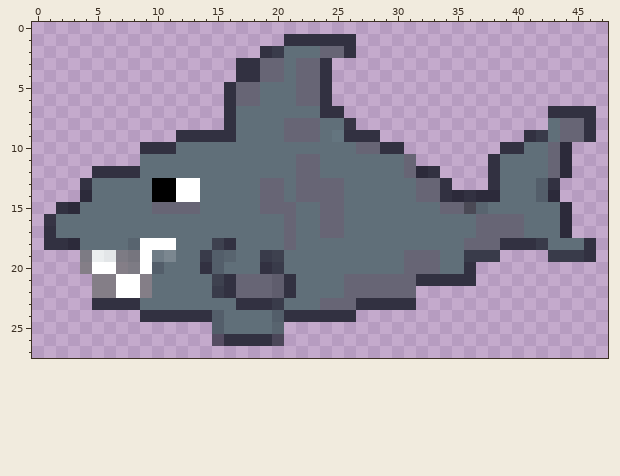
Pixel-art sprite, stored at bin/data/player2.png. The first picture shows the starting point.
The file is 48x28 pixels. Colours within 5 levels of each other are drawn and written as one.
After:
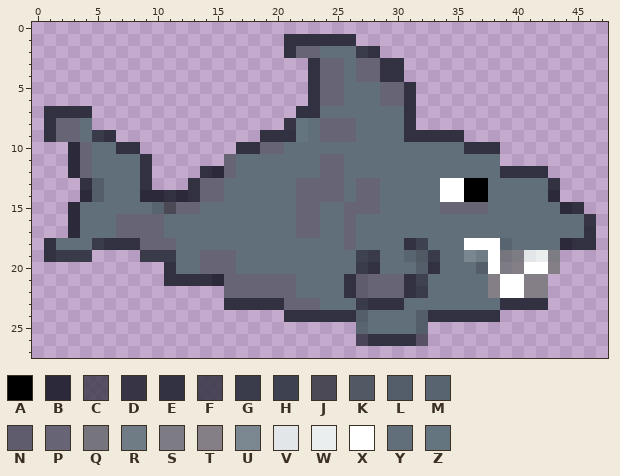
Palette (. is transparent): A #000000  B #2c2a3a  C #323141bc  D #323141f7  E #323141  F #323241d3  G #393b4a  H #3e414f  J #4a4955  K #505964  L #535e6a  M #58646f  N #5f5d6d  P #676575  Q #76757e  R #6f7c86  S #7d7b84  T #847e87  U #7b8790  V #e3e6e8  W #ebeeef  X #ffffff  Y #606f79  Z #64757f
The exact change:
y 2: x 19..28 EGYYYPPE.. -> ..EPPYYYGE
y 3..4: x 17..30 EEPPYPPE...... -> ......EPPYPPEE
y 5..6: x 16..31 EPPYYYPPE....... -> .......EPPYYYPPE
y 7: x 1..4 .... -> EEEE; x 16..31 EYYYYYYYEE...... -> ......EEYYYYYYYE; x 43..46 EEEE -> ....
y 8: x 1..4 .... -> EPPY; x 16..31 EYYYYPPPYYD..... -> .....DZYPPPYYYYE; x 43..46 YPPE -> ....
y 9: x 1..6 ...... -> EPPYGE; x 12..35 EEEEEYYYYPPPYZEEE....... -> .......EEEZYPPPYYYYEEEEE; x 41..46 EGYPPE -> ......
y 10: x 3..20 ......EEEYYYYYYYYY -> BPYYEE........EEPP; x 27..44 PPEE........EEYYPB -> YYYYYYYYYEEE......
y 11: x 3..16 ......YYYYYYYY -> BPYYYYE......P; x 22..25 PPYY -> YYPP; x 31..44 P......EYYYYPB -> YYYYYYYY......
y 12: x 3..16 ..EEEEYYYYYYYY -> BPYYYYE....EBP; x 22..25 PPYY -> YYPP; x 31..44 PBE....EYYYYPB -> YYYYYYYYEEEE..
y 13: x 5 Y -> L; x 9..15 YAAXXYY -> E...EPP; x 19..20 PP -> YY; x 27..28 YY -> PP; x 32..38 PPE...E -> YYXXAAY; x 42 L -> Y
y 14: x 5 Y -> L; x 9..15 YAAXXYY -> BBEBEPP; x 19..20 PP -> YY; x 27..28 YY -> PP; x 32..38 PPEBEBB -> YYXXAAY; x 42 L -> Y
y 15: x 2 E -> .; x 10..11 PP -> MJ; x 19..28 PPPYYPPYYY -> YYYPPYYPPP; x 36..37 JM -> PP; x 45 . -> E
y 16: x 1..3 DYY -> ..B; x 7..10 YYYY -> PPPP; x 21..26 PYYPPY -> YPPYYP; x 37..40 PPPP -> YYYY; x 44..46 B.. -> YYD
y 17: x 1..3 EYY -> ..B; x 7..10 YYYY -> PPPP; x 21..26 PYYPPY -> YPPYYP; x 37..40 PPPP -> YYYY; x 44..46 B.. -> YYE
y 18: x 2..3 EB -> YY; x 5..11 YYYMXXX -> GEEEPPP; x 15..16 HE -> YY; x 21 P -> Y; x 26 Y -> P; x 31..32 YY -> EH; x 36..42 PPPEEEG -> XXXMYYY; x 44..45 YY -> BE
y 19: x 1..11 ...SWVSQXRU -> EGGG....GGG; x 14..16 GLM -> PPP; x 19..20 GH -> YY; x 27..28 YY -> HG; x 31..33 PPP -> MKG; x 36..46 GGG....GGGE -> URXQSVWS...
y 20: x 4..11 TXXTSXLY -> .......E; x 14..16 ELY -> PPP; x 19..20 EG -> YY; x 27..28 YY -> GE; x 31..33 PPP -> YLE; x 36..43 E....... -> YLXSTXXT
y 21: x 5..16 TTXXTYYYYYHE -> ......EEEEBP; x 20..21 NE -> PP; x 26..27 PP -> EN; x 31..42 PEEEEE...... -> EHYYYYYTXXTT
y 22: x 5..16 TTXXTYYYYYGE -> ...........P; x 20..21 NE -> PP; x 26..27 PP -> EN; x 31..42 P........... -> EGYYYYYTXXTT
y 23: x 5..16 EEEEYYYYYYYY -> ...........E; x 20..27 GYYYPPPE -> EPPPYYYG; x 31..42 E........... -> YYYYYYYYEEEE
y 24: x 9..20 EEEEEELYYYYL -> ............; x 27..38 ............ -> LYYYYLEEEEEE
y 25: x 15..20 LYYYYM -> ......; x 27..32 ...... -> MYYYYL
y 26: x 15..20 CEEEEF -> ......; x 27..32 ...... -> FEEEEC
